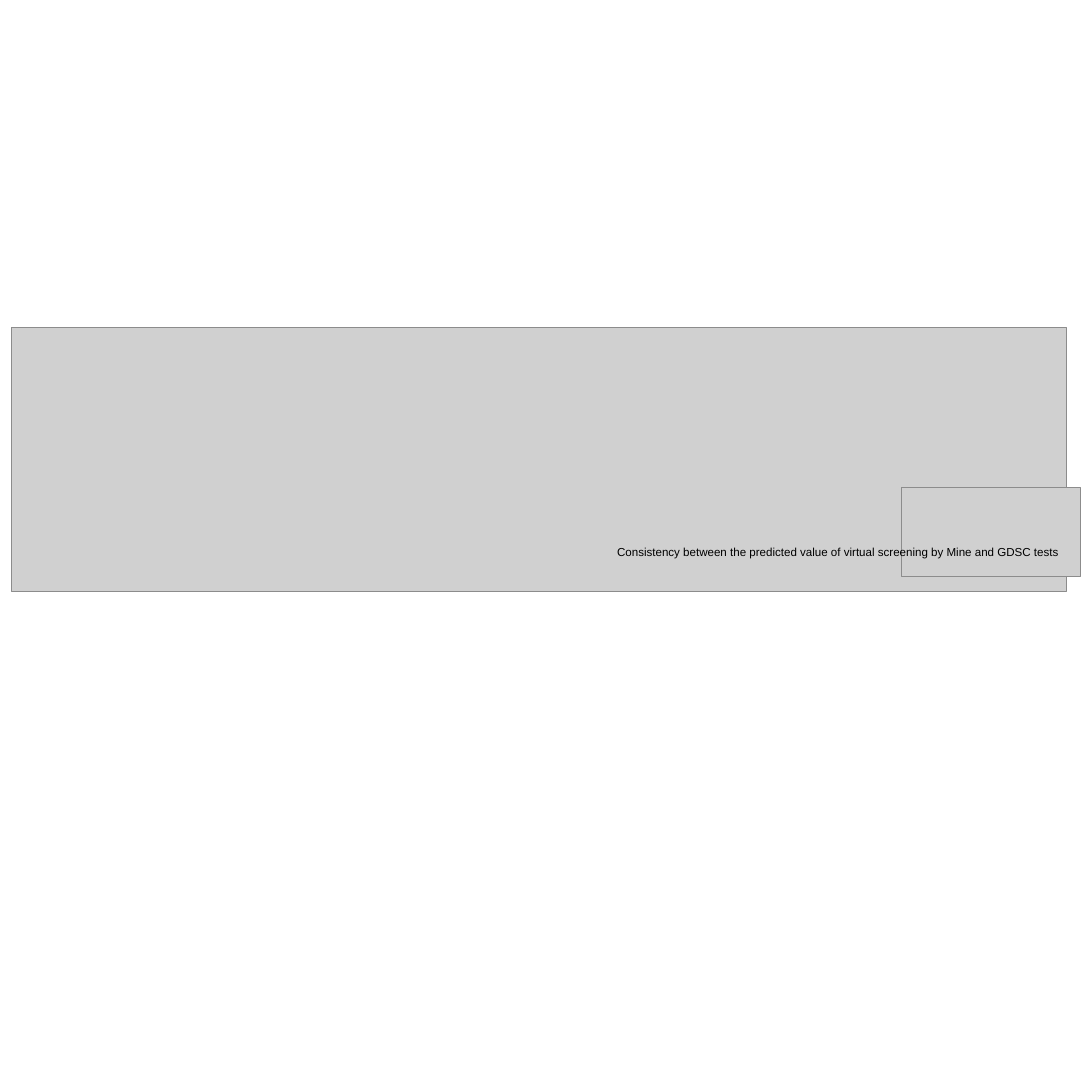
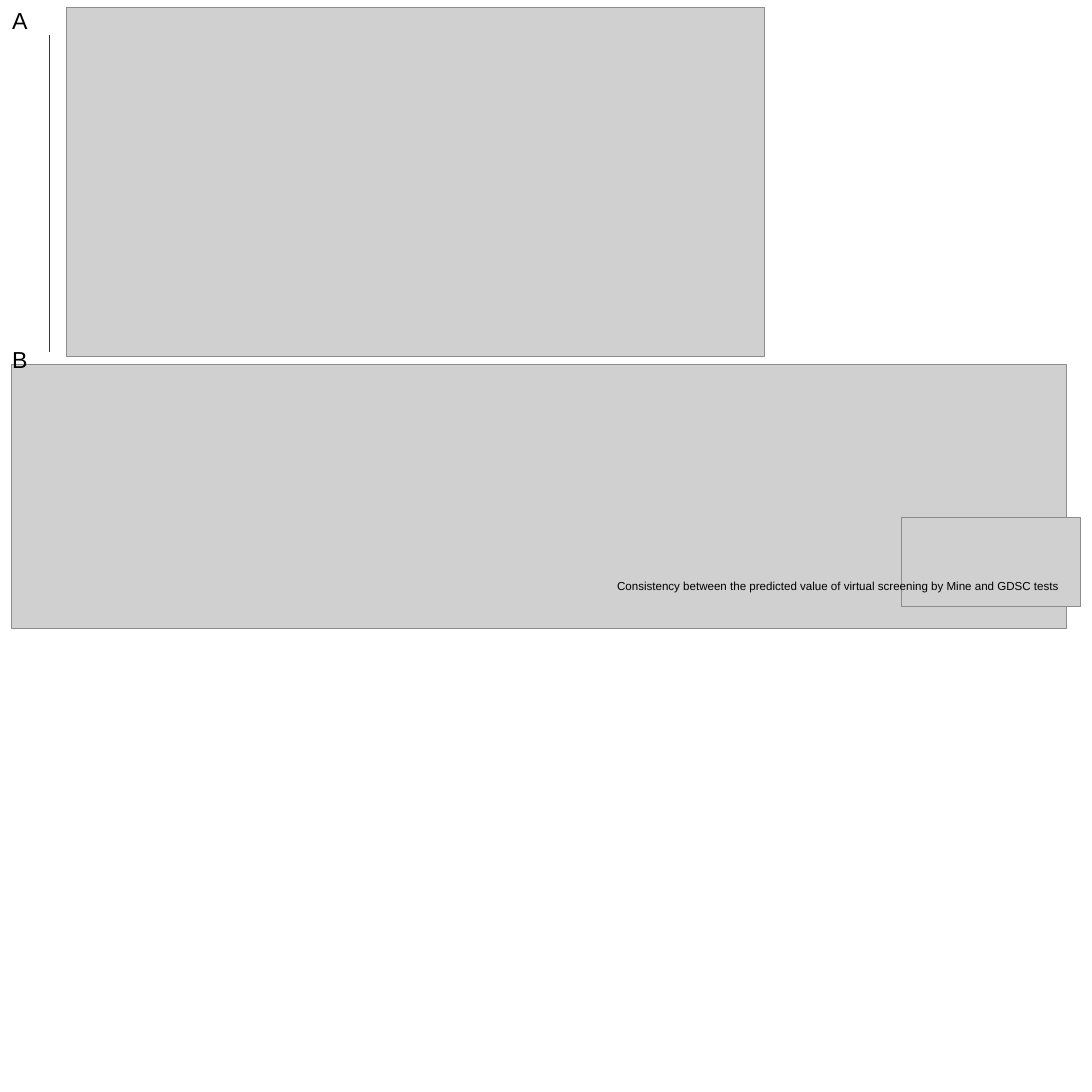
Before and after one commit to Vinnish-A/drug-glioma, a slide deck: slide 3 of docs/figure.pptx. Drawn at 1092x1092 pixels with LibreOffice and Linux fonts; fonts in the diff are those of the drawing; grey boxes stand for pictures. Boxes give left, top, right and bottom in pixels: in the first picture for what was removed or moved away, otherwise in the second. Text is boxed around its words. In the diff, an @@ line names an element or a change of style, - is before the commit and + after.

```diff
--- a/docs/figure.pptx
+++ b/docs/figure.pptx
@@ text added at bbox=[12, 13, 27, 29], 18 pt, text #000000 @@
+A
@@ picture added at bbox=[67, 7, 765, 357] @@
@@ line added from (49, 35) to (49, 352), #163E64 1 pt @@
@@ text added at bbox=[12, 349, 27, 368], 18 pt, text #000000 @@
+B
@@ picture: place and size @@
-picture at bbox=[12, 327, 1066, 591]
+picture at bbox=[12, 365, 1066, 629]
@@ picture: place and size @@
-picture at bbox=[902, 487, 1080, 577]
+picture at bbox=[902, 518, 1080, 607]
@@ text "Consistency between the predicted value ...": place and size @@
-text "Consistency between the predicted value ..." at bbox=[617, 547, 1058, 559]
+text "Consistency between the predicted value ..." at bbox=[617, 581, 1058, 593]
```
Also in this commit, not shown: 1 other slide changed, 5 other files.
